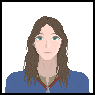
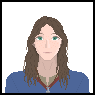
Two versions of the same layered image (95px x 95px). Layer-by-layer changes:
painted on "Background" over left=35, top=36, right=60, bottom=40